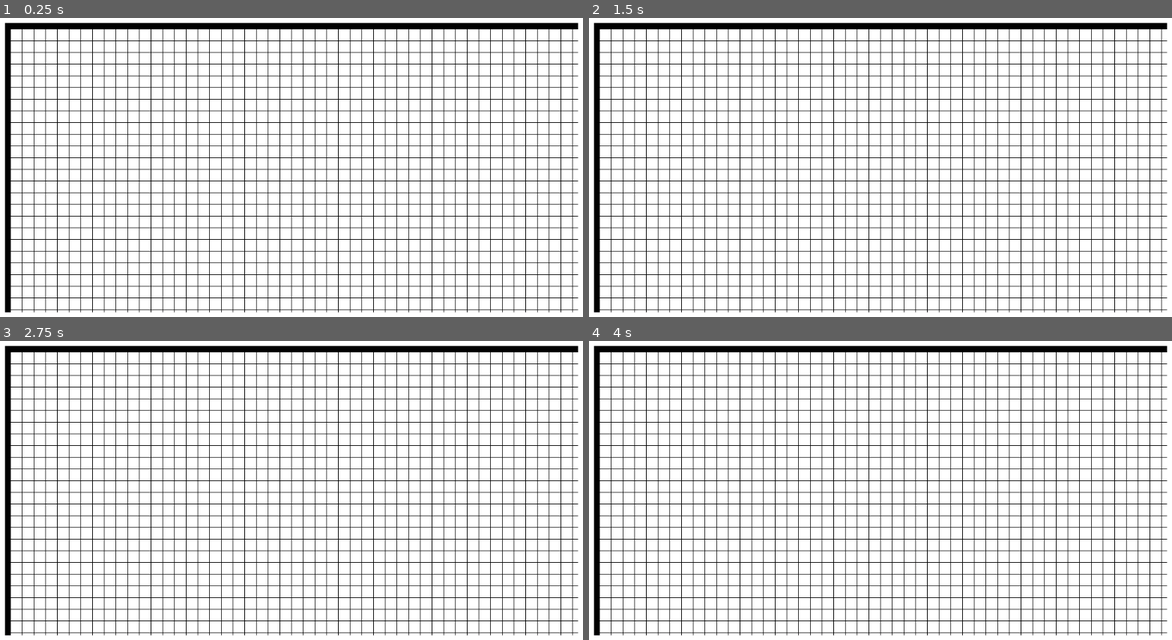
Above: before the commit, frames 1-4 (two rows, left to right).
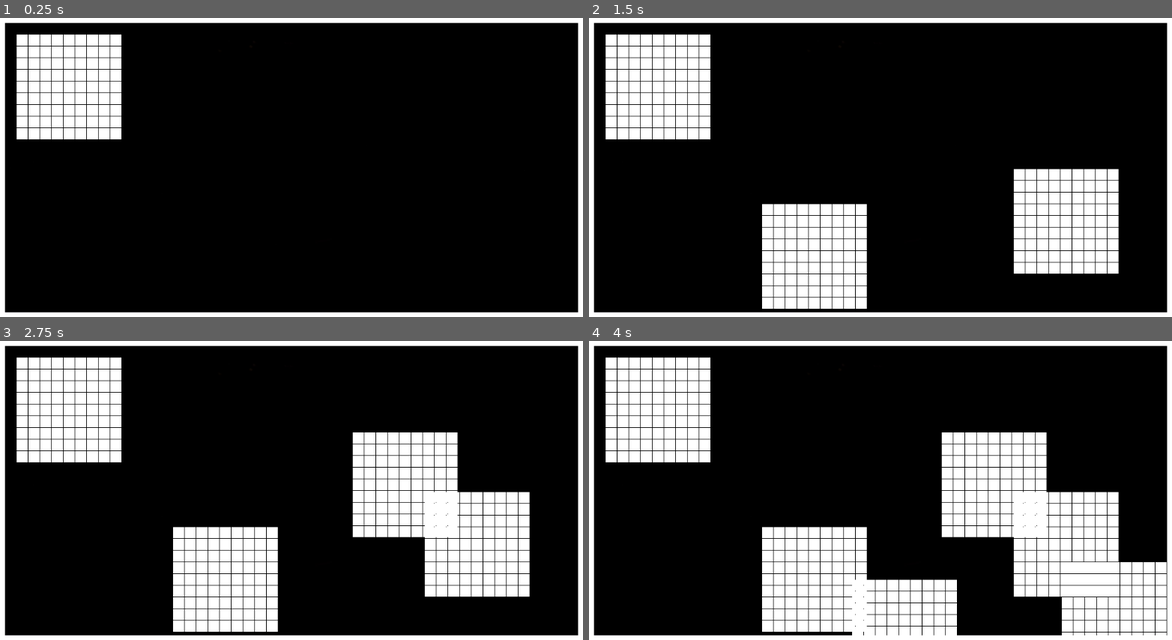
Above: after the commit, the same moments.

Repository: tartempion-sdr/chromino-V2
Game: Godot game, scene res://Node2D.tscn
Two runs of this game, one before a commit and one after it. Both use one fixed random seed, a clock stepped at 60 frames per second and the inputs below.
Inputs (mouse positions are in pixels of both pictures, inside the frame that each line leads up to):
- Up to frame 1 (0.25 s): no input
- Up to frame 2 (1.5 s): tap Enter at 0.5 s; move the mouse to (1014, 170) at 0.52 s; click (1014, 170) at 0.67 s; tap Space at 1.25 s; move the mouse to (763, 203) at 1.27 s; click (763, 203) at 1.42 s
- Up to frame 3 (2.75 s): tap Enter at 2 s; move the mouse to (355, 433) at 2.02 s; click (355, 433) at 2.17 s
- Up to frame 4 (4 s): tap Space at 2.75 s; move the mouse to (851, 580) at 2.77 s; click (851, 580) at 2.92 s; tap Enter at 3.5 s; move the mouse to (1061, 562) at 3.52 s; click (1061, 562) at 3.67 s

The runs differ from the first frame. In frame 1, 86% of the frame differs, in the area x 1-100%, y 3-99%; in frame 2, 78%; in frame 3, 74%; in frame 4, 70%.

Commit message:
recree plateau input clic gauche souris

Diff:
--- a/Area2D.tscn
+++ b/Area2D.tscn
@@ -12,5 +12,8 @@
 [node name="CollisionShape2D" type="CollisionShape2D" parent="."]
 shape = SubResource( 1 )
 
-[node name="Sprite" type="Sprite" parent="CollisionShape2D"]
+[node name="Sprite" type="TextureRect" parent="CollisionShape2D"]
 texture = ExtResource( 2 )
+__meta__ = {
+"_edit_use_anchors_": false
+}
--- a/Node2D.gd
+++ b/Node2D.gd
@@ -1,41 +1,64 @@
 extends Node2D
 
 
-# Declare member variables here. Examples:
-# var a = 2
-# var b = "text"
-var scene = load("res://Area2D.tscn")
+var scene = preload("res://Area2D.tscn")
+var x = 40
 var y = 40
-var x = 40
-
-# Called when the node enters the scene tree for the first time.
-func _ready():
-		test(x, y)
-# warning-ignore:unused_variable
-func test(x, y):
-
-	for i in range(0, 79):
-		for n in range(0, 79):
-
-			x = x + 20
-			var instance_plateau = scene.instance()
-			instance_plateau.position = Vector2(x , y)
-			add_child(instance_plateau)
-		x = 20
-		y = y + 20
-	 # Replace with function body.
 
 
-# Called every frame. 'delta' is the elapsed time since the previous frame.
-#func _process(delta):
-#	pass
+
+
+func _ready():
+
+	pos_plateau()
+
+func pos_plateau():
+	var mouse_position = get_viewport().get_mouse_position()
+	var a = int()
+	var retour =int()
+	for i in range(0, 9):
+		for n in range(0, 9):
+
+
+			plateau(Vector2(x, y))
+			a = 20
+			x += 20
+			retour = retour + a
+
+
+		x -= retour
+		retour =0
+		y += 20
+
+
+func plateau(pos):
+	var instance_plateau = scene.instance()
+	instance_plateau.position = pos
+	add_child(instance_plateau)
+
+func _process(delta):
+# Called every fr
+	pass
 
 
 func _input(event):
+	var instance_plateau = scene.instance()
 	if event is InputEventMouseButton:
 		if event.button_index == BUTTON_WHEEL_UP:
 			# Action pour le défilement vers le haut
 			print("Défilement vers le haut")
+			for child in get_children():
+				if child is Area2D:
+			# Modifier la position de l'enfant
+					print("up")
 		elif event.button_index == BUTTON_WHEEL_DOWN:
 			# Action pour le défilement vers le bas
 			print("Défilement vers le bas")
+		elif event.button_index == BUTTON_LEFT and event.pressed:
+		# Action pour le clic gauche
+			print("Clic gauche")
+			var mouse_position = get_viewport().get_mouse_position()
+			print(mouse_position)
+			x = mouse_position[0]
+			y = mouse_position[1]
+			pos_plateau()
--- a/Node2D.tscn
+++ b/Node2D.tscn
@@ -30,3 +30,4 @@
 
 [node name="Area2D" parent="." instance=ExtResource( 4 )]
 position = Vector2( 40, 40 )
+script = null
